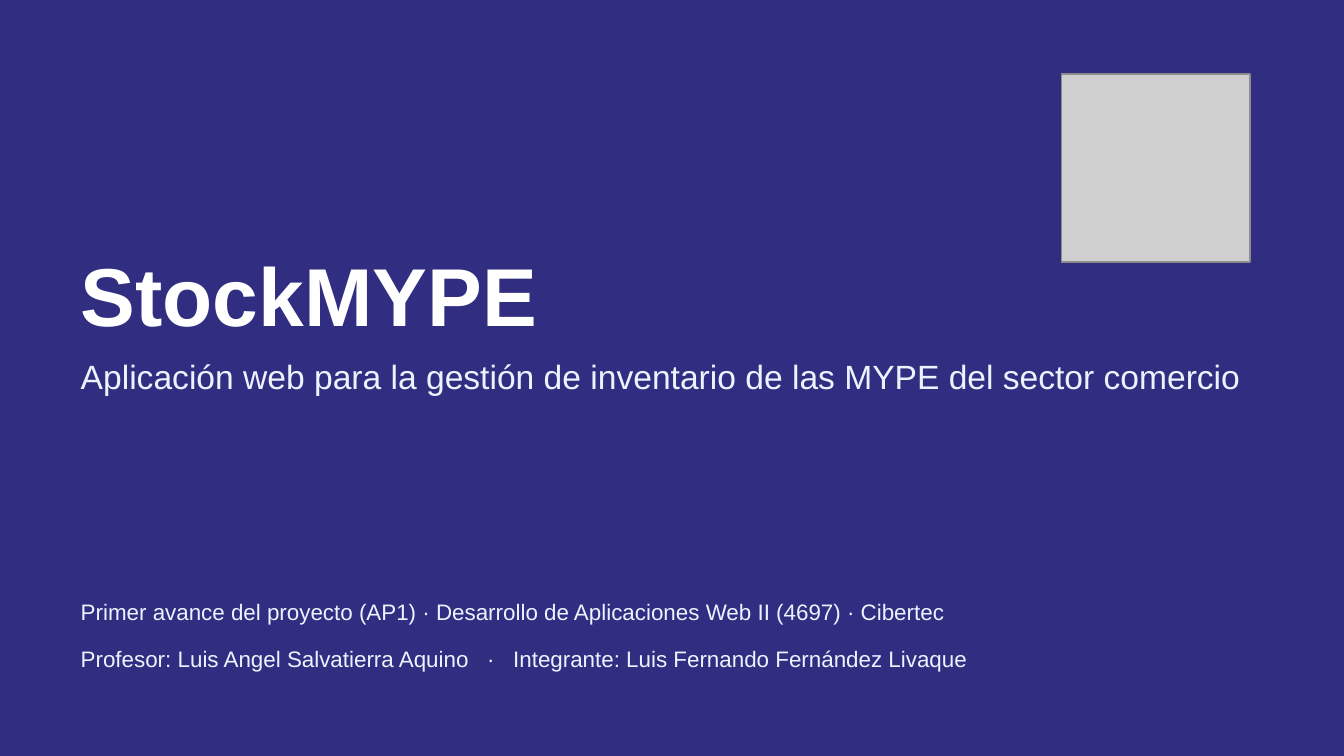
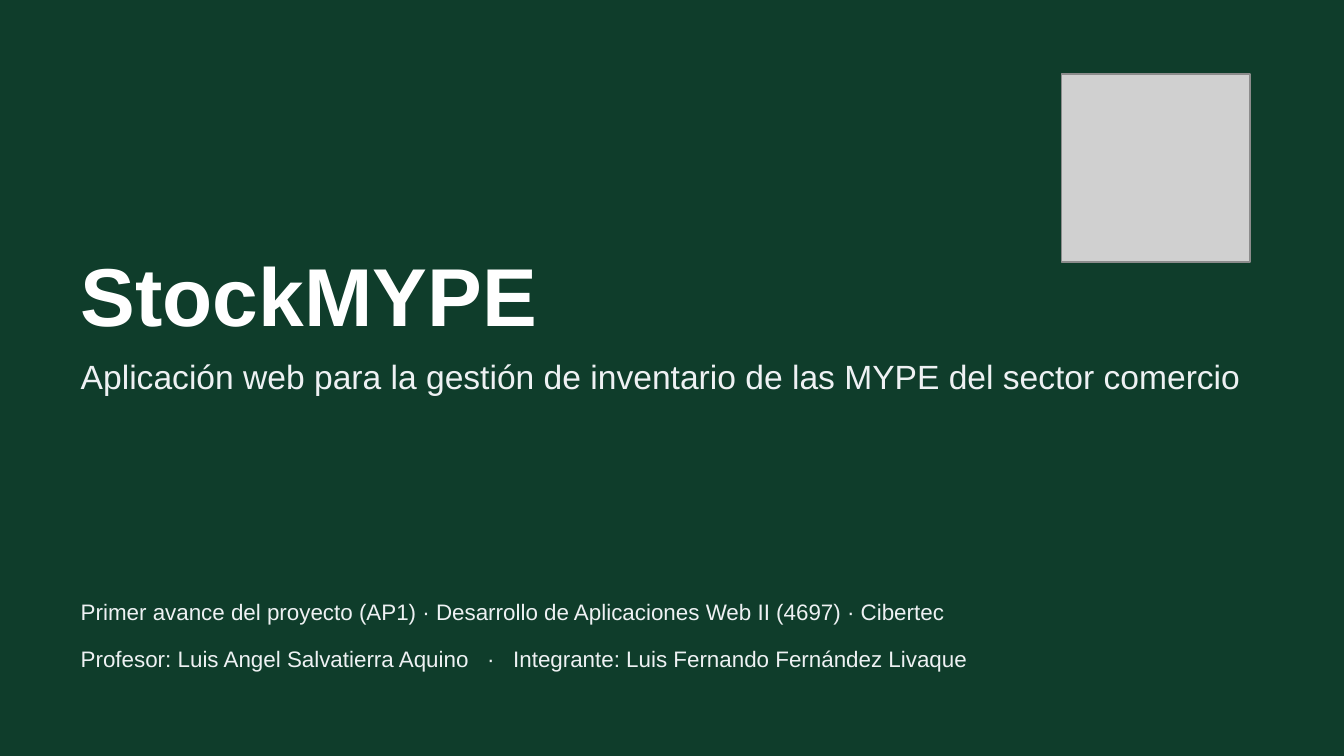
Before and after one commit to nandoxts/DAWII-4697-StockMYPE, a slide deck: slide 1 of docs/Presentacion_StockMYPE_AP1.ppt. Drawn at 1344x756 pixels with LibreOffice and Linux fonts; fonts in the diff are those of the drawing; grey boxes stand for pictures. Boxes give left, top, right and bottom in pixels: in the first picture for what was removed or moved away, otherwise in the second. Text is boxed around its words. In the diff, an @@ line names an element or a change of style, - is before the commit and + after.

```diff
--- a/docs/Presentacion_StockMYPE_AP1.ppt
+++ b/docs/Presentacion_StockMYPE_AP1.ppt
@@ background #312E81 to #0F3D2B @@
@@ text colour #EEF2FF to #EEF1F3 in 3 elements at bbox=[81, 364, 1240, 395], bbox=[81, 603, 944, 625], bbox=[81, 650, 966, 672] @@
```
Also in this commit, not shown: 12 other slides changed, 2 other files.
